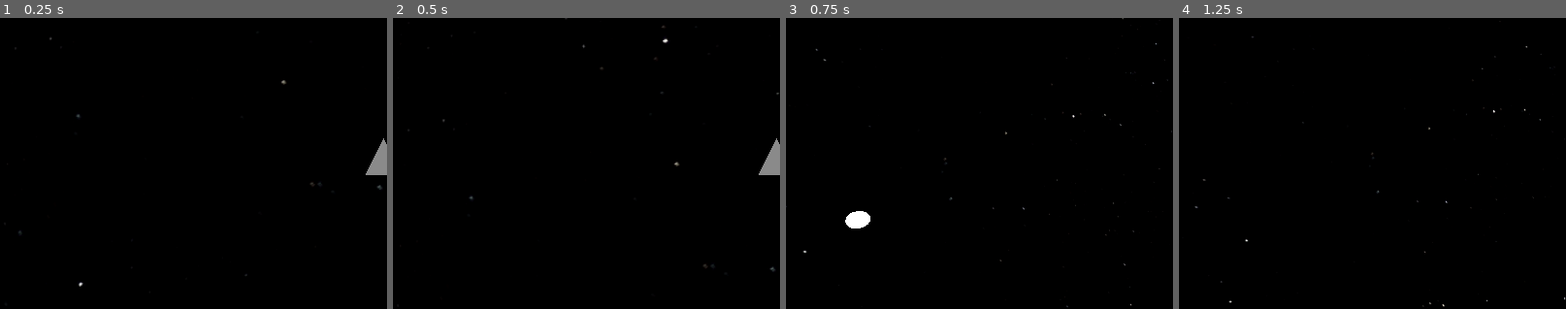
Above: before the commit, frames 1-4 (left to right).
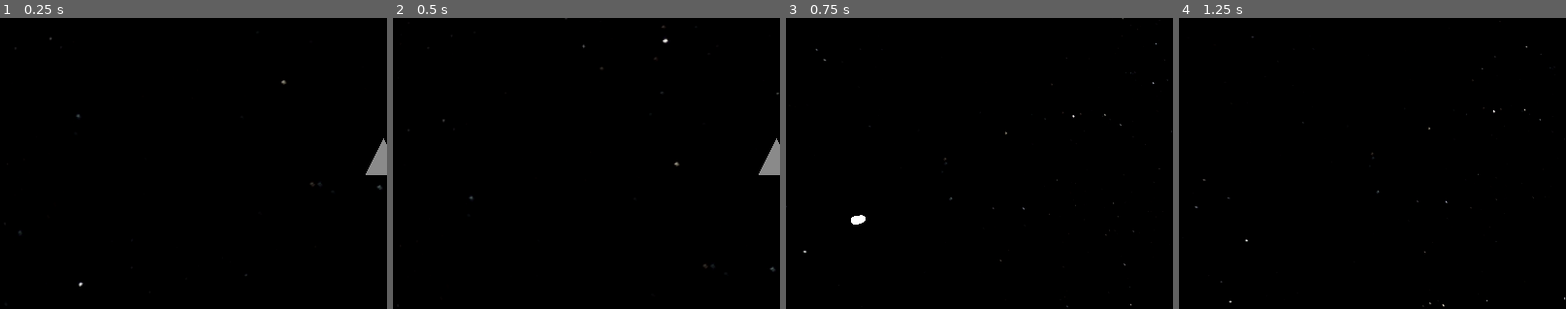
Above: after the commit, the same moments.

Repository: davis-trem/Bosconian3D
Game: Godot game, scene res://scenes/battle_field.tscn
Same seed, same stepped clock (60 frames per second), same inputs: the game is played once before the commit and once after it.
Inputs:
- Up to frame 1 (0.25 s): no input
- Up to frame 2 (0.5 s): no input
- Up to frame 3 (0.75 s): tap Enter (ui_accept) at 0.5 s; hold Right (ui_right) from 0.53 s (still down); hold Shift (toggle_camera) from 0.53 s (still down)
- Up to frame 4 (1.25 s): keep holding Right (ui_right); keep holding Shift (toggle_camera); tap Enter (ui_accept) at 0.77 s
The pictures show only the part of the screen within x 1-50%, y 26-76%; the shares and areas given below are measured in that part.

Frames 1-2 are identical in both runs. In frame 3, 0.2% of the frame differs, in the area x 15-22%, y 66-73%; in frame 4, nothing differs.

Commit message:
update bullet

Diff:
--- a/client/scenes/bullet.tscn
+++ b/client/scenes/bullet.tscn
@@ -3,8 +3,8 @@
 [ext_resource type="Script" path="res://scripts/bullet.gd" id="1_wbpqq"]
 
 [sub_resource type="CapsuleShape3D" id="CapsuleShape3D_64m35"]
-radius = 0.03
-height = 0.3
+radius = 0.1
+height = 1.0
 
 [sub_resource type="StandardMaterial3D" id="StandardMaterial3D_p7t6h"]
 rim = 0.74
@@ -12,7 +12,7 @@
 
 [sub_resource type="CapsuleMesh" id="CapsuleMesh_0ded1"]
 material = SubResource("StandardMaterial3D_p7t6h")
-radius = 0.2
+radius = 0.1
 height = 1.0
 
 [node name="Bullet" type="Area3D"]
--- a/client/scripts/bullet.gd
+++ b/client/scripts/bullet.gd
@@ -12,7 +12,7 @@
 
 func _ready():
 	if not fired_by_player:
-		scale.x = 0.8
+		scale.x = 1.3
 		speed = 20
 	else:
 		set_collision_mask_value(1, false)
